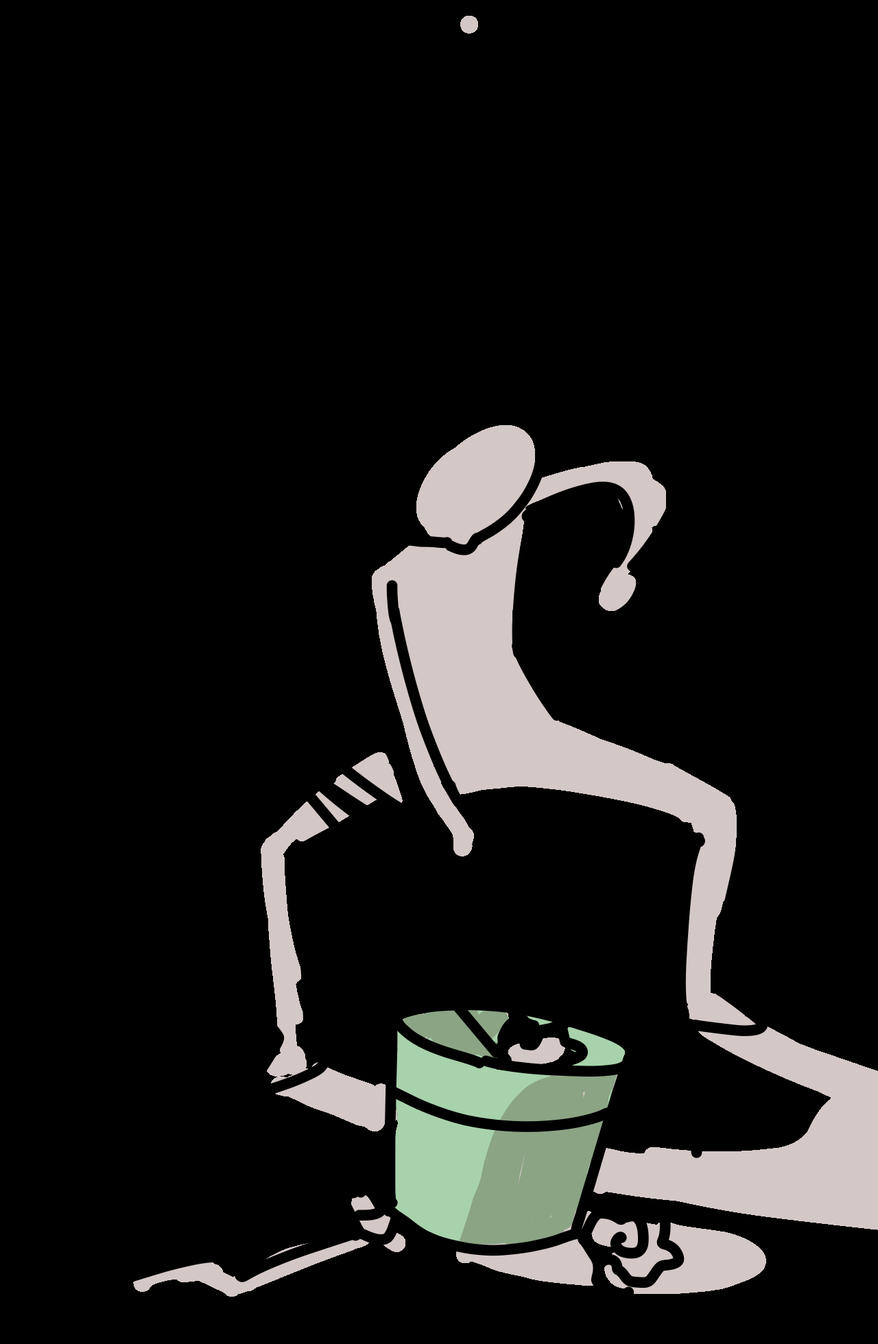
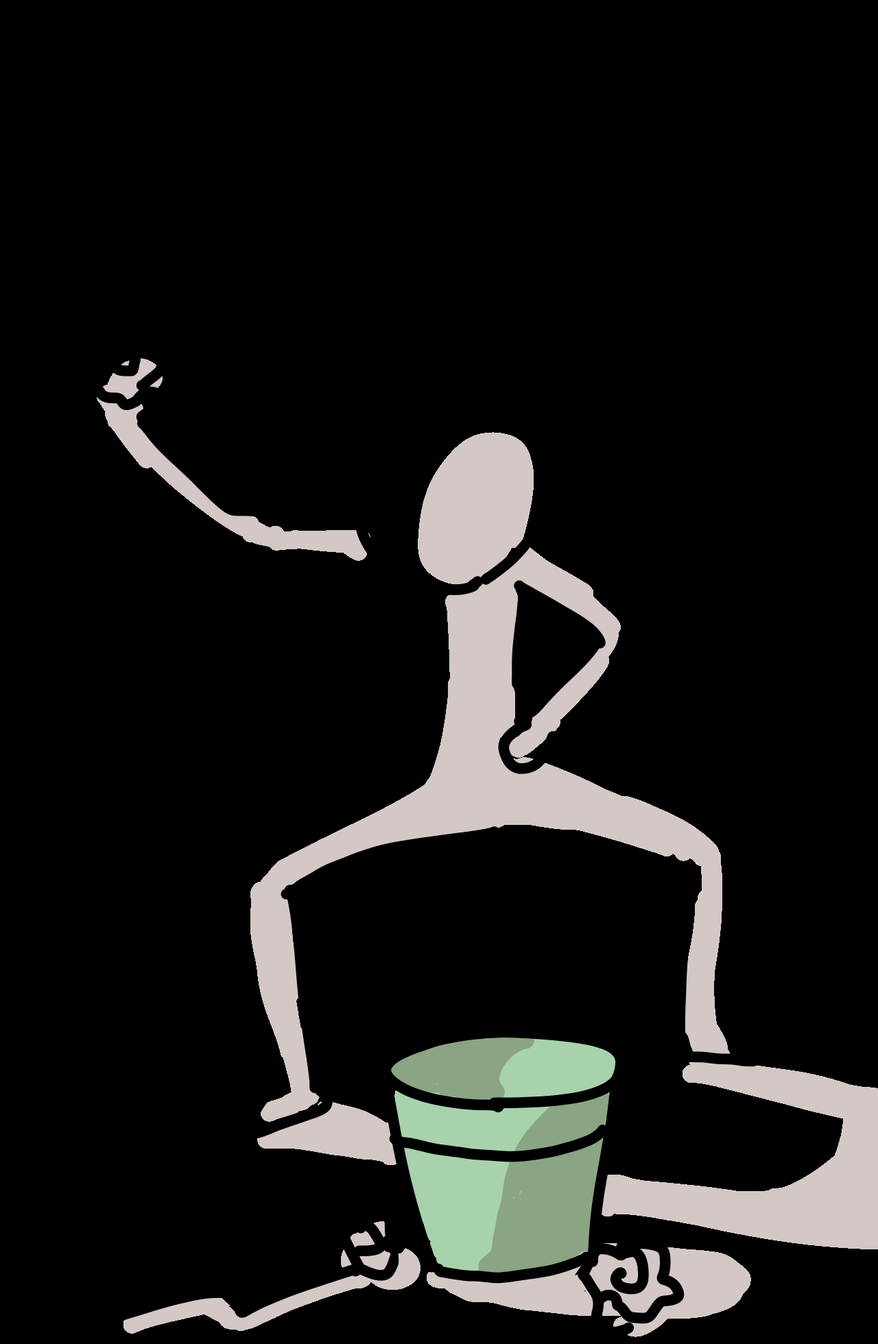
Layered file, before and after one edit (878x1344). Changes by layer:
showed "レイヤー2" (1st of 2), painted on it over [left=96, top=357, right=761, bottom=1338]
showed "レイヤー3", moved it above "レイヤー2", painted on it over [left=96, top=357, right=878, bottom=1338]
hid "レイヤー2" (2nd of 2), painted on it over [left=96, top=357, right=768, bottom=1338]
hid "レイヤー6", painted on it over [left=133, top=15, right=878, bottom=1333]
removed layer "レイヤー7" over [left=387, top=1009, right=625, bottom=1247]
